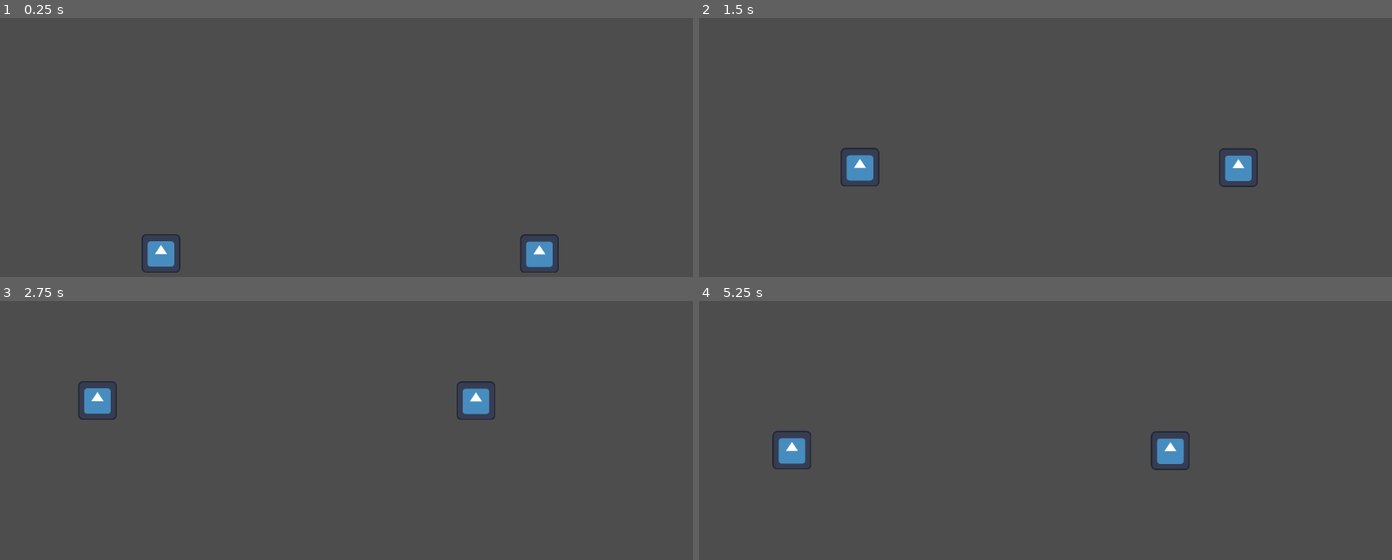
Above: before the commit, frames 1-4 (two rows, left to right).
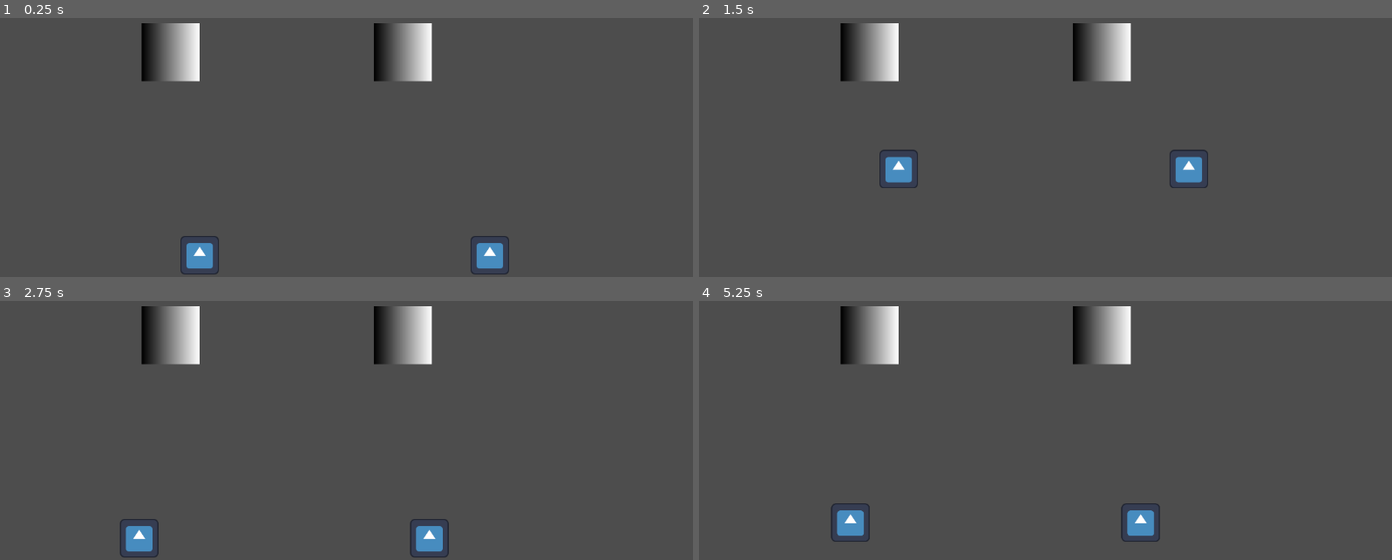
Above: after the commit, the same moments.

Repository: Kensufox/Game-jam-s
Game: Godot game, scene res://level/scene/LevelOne.tscn
Same seed, same stepped clock (60 frames per second), same inputs: the game is played once before the commit and once after it. This scene is started directly instead of the project's main scene. The engine's default icon, where the game draws it, is replaced by a stand-in: a white triangle on a blue panel in a dark square.
Inputs:
- Up to frame 1 (0.25 s): no input
- Up to frame 2 (1.5 s): tap Enter at 0.5 s; hold Up (ui_up) from 0.53 s (still down)
- Up to frame 3 (2.75 s): release Up (ui_up) at 2.03 s; hold Left (ui_left) from 2.03 s (still down)
- Up to frame 4 (5.25 s): release Left (ui_left) at 3.53 s; hold Down (ui_down) 3.53-4.28 s; hold Right (ui_right) 4.28-5.03 s; hold Up (ui_up) from 5.03 s (still down)

The runs differ from the first frame. In frame 1, 5.1% of the frame differs, in the area x 20-81%, y 2-99%; in frame 2, 5.2%; in frame 3, 5.1%; in frame 4, 5.2%, in the area x 10-71%, y 2-93%.

Commit message:
level 1 gameplay finit

Diff:
--- a/game_jam/Perso/scene/PlayerOne.tscn
+++ b/game_jam/Perso/scene/PlayerOne.tscn
@@ -21,9 +21,9 @@
 script = ExtResource("1_y8hmf")
 
 [node name="AnimatedSprite2D" type="AnimatedSprite2D" parent="."]
-position = Vector2(83, 86)
+position = Vector2(64, 64)
 sprite_frames = SubResource("SpriteFrames_kvvwy")
 
 [node name="CollisionShape2D" type="CollisionShape2D" parent="."]
-position = Vector2(82, 85.5)
+position = Vector2(64, 64)
 shape = SubResource("RectangleShape2D_xrpx0")
--- a/game_jam/Perso/scene/PlayerTwo.tscn
+++ b/game_jam/Perso/scene/PlayerTwo.tscn
@@ -21,9 +21,9 @@
 script = ExtResource("1_d1a5n")
 
 [node name="AnimatedSprite2D" type="AnimatedSprite2D" parent="."]
-position = Vector2(84, 86)
+position = Vector2(64, 64)
 sprite_frames = SubResource("SpriteFrames_cxig3")
 
 [node name="CollisionShape2D" type="CollisionShape2D" parent="."]
-position = Vector2(83, 85.5)
+position = Vector2(64, 64)
 shape = SubResource("RectangleShape2D_5trfx")
--- a/game_jam/Perso/scripts/PlayerOne.gd
+++ b/game_jam/Perso/scripts/PlayerOne.gd
@@ -26,3 +26,7 @@
 #		animated_sprite_2d.play("walk")
 #	else:
 #		animated_sprite_2d.play("idle")
+
+
+func _on_area_2d_body_entered(body: Node2D) -> void:
+	pass # Replace with function body.
--- a/game_jam/level/scene/LevelOne.tscn
+++ b/game_jam/level/scene/LevelOne.tscn
@@ -1,59 +1,64 @@
-[gd_scene load_steps=5 format=3 uid="uid://ds7i3i4g45813"]
+[gd_scene load_steps=7 format=3 uid="uid://ds7i3i4g45813"]
 
-[ext_resource type="PackedScene" uid="uid://cdttl1i47orm" path="res://Perso/Scene/PlayerOne.tscn" id="1_fksmy"]
-[ext_resource type="PackedScene" uid="uid://qt436w7eyq8m" path="res://Perso/Scene/PlayerTwo.tscn" id="2_5m3tn"]
+[ext_resource type="PackedScene" uid="uid://cdttl1i47orm" path="res://Perso/scene/PlayerOne.tscn" id="1_fksmy"]
+[ext_resource type="PackedScene" uid="uid://qt436w7eyq8m" path="res://Perso/scene/PlayerTwo.tscn" id="2_5m3tn"]
+[ext_resource type="PackedScene" uid="uid://dxxybg2twl0hw" path="res://level/scene/restartZone.tscn" id="3_5m3tn"]
 
-[sub_resource type="RectangleShape2D" id="RectangleShape2D_fksmy"]
-size = Vector2(67, 1297)
+[sub_resource type="RectangleShape2D" id="RectangleShape2D_5m3tn"]
+size = Vector2(64, 1280)
 
-[sub_resource type="SegmentShape2D" id="SegmentShape2D_fksmy"]
-a = Vector2(-350, 790)
-b = Vector2(1943, 786)
+[sub_resource type="SegmentShape2D" id="SegmentShape2D_m7pgx"]
+a = Vector2(-928, 0)
+b = Vector2(928, 0)
+
+[sub_resource type="SegmentShape2D" id="SegmentShape2D_1n1mg"]
+a = Vector2(0, -656)
+b = Vector2(0, 624)
 
 [node name="LevelOne" type="Node2D"]
 position = Vector2(2, 0)
 
-[node name="Player" parent="." instance=ExtResource("1_fksmy")]
-position = Vector2(453, 1135)
+[node name="Player1" parent="." instance=ExtResource("1_fksmy")]
+position = Vector2(382, 1152)
 
-[node name="CharacterBody2D" parent="." instance=ExtResource("2_5m3tn")]
-position = Vector2(1704, 1136)
+[node name="Player2" parent="." instance=ExtResource("2_5m3tn")]
+position = Vector2(1342, 1152)
+
+[node name="RestartZone" parent="." instance=ExtResource("3_5m3tn")]
+position = Vector2(254, 448)
+
+[node name="RestartZone2" parent="." instance=ExtResource("3_5m3tn")]
+position = Vector2(1022, 448)
 
 [node name="LimitPlayer" type="StaticBody2D" parent="."]
-position = Vector2(362, 1037)
+position = Vector2(926, 640)
+
+[node name="CollisionShape2D" type="CollisionShape2D" parent="LimitPlayer"]
+shape = SubResource("RectangleShape2D_5m3tn")
 
 [node name="Camera2D" type="Camera2D" parent="LimitPlayer"]
-position = Vector2(782, -386)
 zoom = Vector2(0.5, 0.5)
 
-[node name="CollisionShape2D" type="CollisionShape2D" parent="LimitPlayer"]
-position = Vector2(773, -388.5)
-shape = SubResource("RectangleShape2D_fksmy")
+[node name="Haut" type="StaticBody2D" parent="."]
+position = Vector2(926, 0)
 
-[node name="gauche" type="StaticBody2D" parent="."]
-position = Vector2(-809, 1041)
+[node name="CollisionShape2D" type="CollisionShape2D" parent="Haut"]
+shape = SubResource("SegmentShape2D_m7pgx")
 
-[node name="CollisionShape2D" type="CollisionShape2D" parent="gauche"]
-position = Vector2(773, -388.5)
-shape = SubResource("RectangleShape2D_fksmy")
+[node name="Bas" type="StaticBody2D" parent="."]
+position = Vector2(926, 1288)
 
-[node name="droite" type="StaticBody2D" parent="."]
-position = Vector2(1559, 1037)
+[node name="CollisionShape2D" type="CollisionShape2D" parent="Bas"]
+shape = SubResource("SegmentShape2D_m7pgx")
 
-[node name="CollisionShape2D" type="CollisionShape2D" parent="droite"]
-position = Vector2(773, -388.5)
-shape = SubResource("RectangleShape2D_fksmy")
+[node name="Gauche" type="StaticBody2D" parent="."]
+position = Vector2(-2, 664)
 
-[node name="bas" type="StaticBody2D" parent="."]
-position = Vector2(294, 695)
+[node name="CollisionShape2D" type="CollisionShape2D" parent="Gauche"]
+shape = SubResource("SegmentShape2D_1n1mg")
 
-[node name="CollisionShape2D" type="CollisionShape2D" parent="bas"]
-position = Vector2(84, -181)
-shape = SubResource("SegmentShape2D_fksmy")
+[node name="Droite" type="StaticBody2D" parent="."]
+position = Vector2(1854, 664)
 
-[node name="haut" type="StaticBody2D" parent="."]
-position = Vector2(278, -611)
-
-[node name="CollisionShape2D" type="CollisionShape2D" parent="haut"]
-position = Vector2(84, -181)
-shape = SubResource("SegmentShape2D_fksmy")
+[node name="CollisionShape2D" type="CollisionShape2D" parent="Droite"]
+shape = SubResource("SegmentShape2D_1n1mg")
--- /dev/null
+++ b/game_jam/level/scene/restartZone.tscn
@@ -0,0 +1,28 @@
+[gd_scene load_steps=5 format=3 uid="uid://dxxybg2twl0hw"]
+
+[ext_resource type="Script" uid="uid://n81r4x4qpt24" path="res://level/scripts/RestartZone.gd" id="1_jhmu2"]
+
+[sub_resource type="Gradient" id="Gradient_jhmu2"]
+
+[sub_resource type="GradientTexture2D" id="GradientTexture2D_wcm14"]
+gradient = SubResource("Gradient_jhmu2")
+
+[sub_resource type="RectangleShape2D" id="RectangleShape2D_wcm14"]
+size = Vector2(448, 256)
+
+[node name="RestartZone" type="Node2D"]
+
+[node name="Area2D" type="Area2D" parent="."]
+position = Vector2(32, 16)
+script = ExtResource("1_jhmu2")
+
+[node name="Sprite2D" type="Sprite2D" parent="Area2D"]
+position = Vector2(64, 80)
+scale = Vector2(3, 3)
+texture = SubResource("GradientTexture2D_wcm14")
+
+[node name="CollisionShape2D" type="CollisionShape2D" parent="Area2D"]
+position = Vector2(192, 112)
+shape = SubResource("RectangleShape2D_wcm14")
+
+[connection signal="body_entered" from="Area2D" to="Area2D" method="_on_body_entered"]
--- /dev/null
+++ b/game_jam/level/scripts/RestartZone.gd
@@ -0,0 +1,5 @@
+extends Area2D
+
+func _on_body_entered(body: Node2D) -> void:
+	print("test")
+	get_tree().reload_current_scene()
Not shown, added: game_jam/level/scripts/RestartZone.gd.uid
